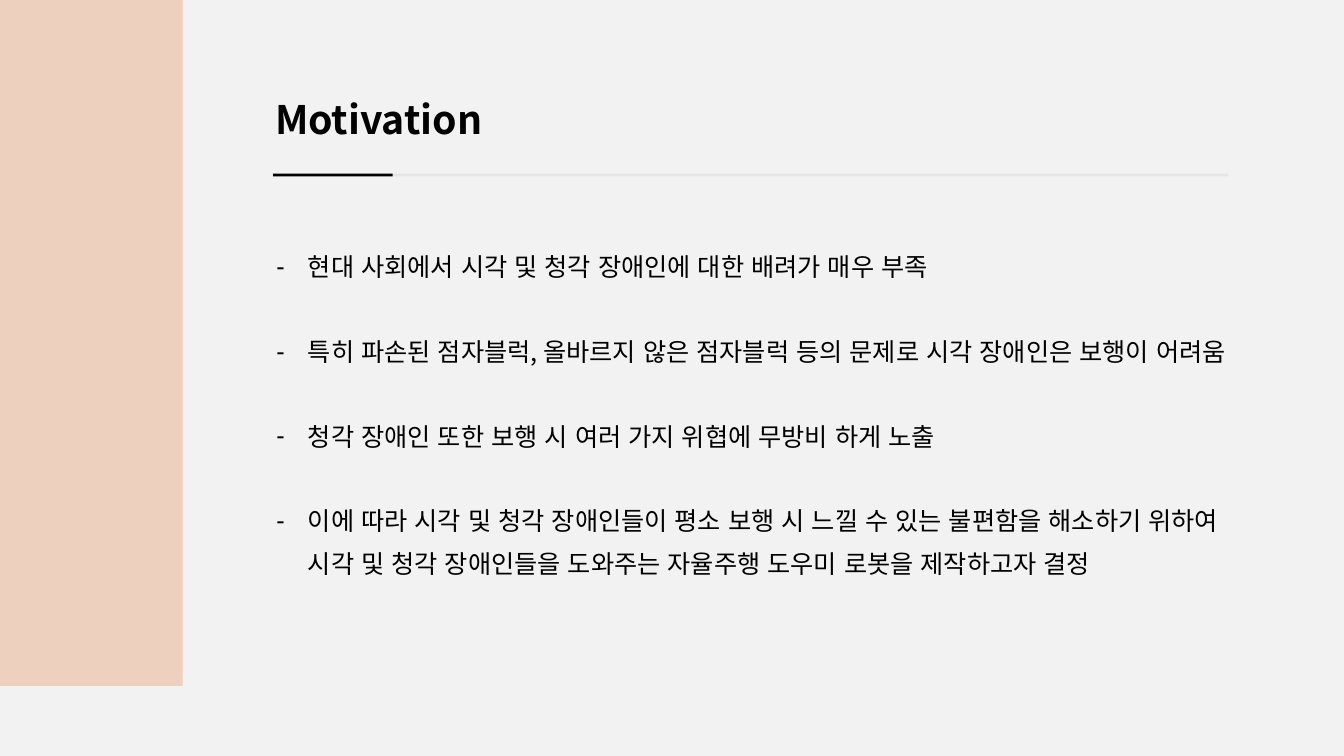
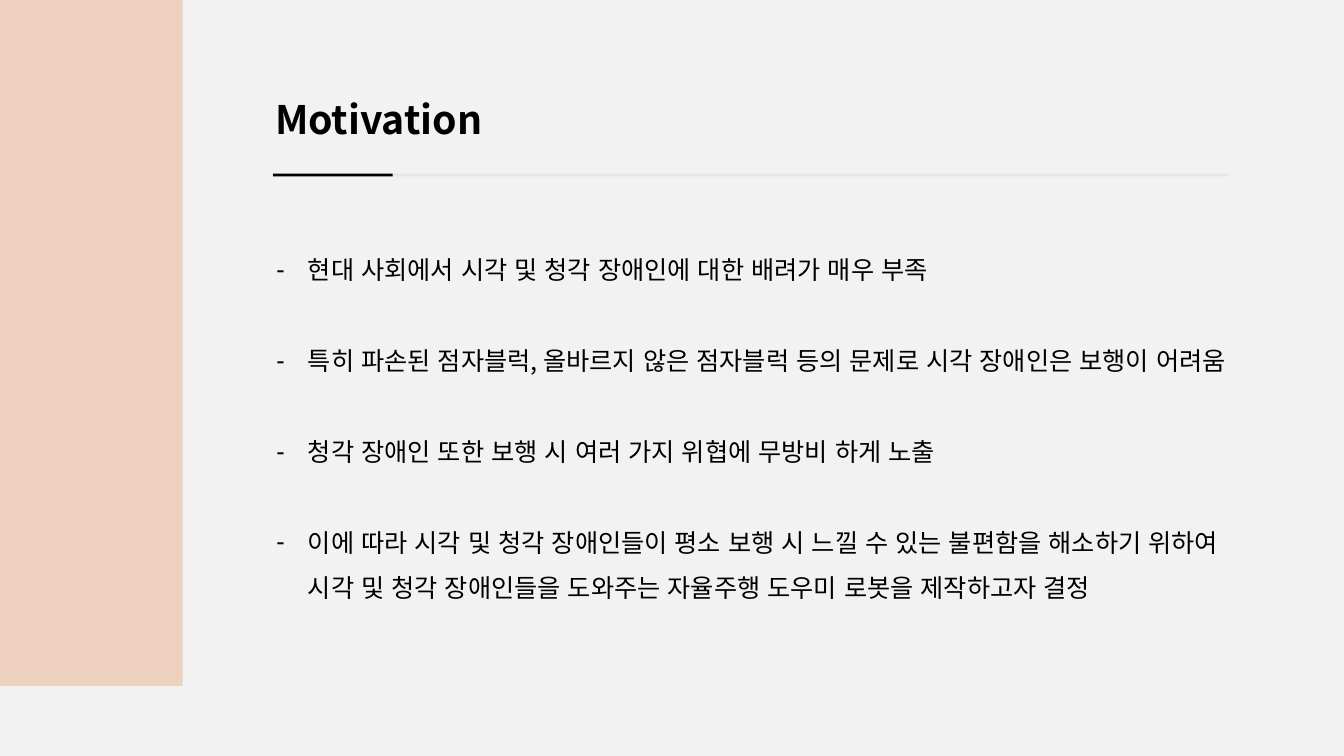
Before and after one commit to jsotouto/ICARUS, a slide deck: slide 2 of 경북과고 ICARUS 통합 PPT.pptx. Drawn at 1344x756 pixels with LibreOffice and Linux fonts; fonts in the diff are those of the drawing. Boxes give left, top, right and bottom in pixels: in the first picture for what was removed or moved away, otherwise in the second. Text is boxed around its words. In the diff, an @@ line names an element or a change of style, - is before the commit and + after.

```diff
--- a/경북과고 ICARUS 통합 PPT.pptx
+++ b/경북과고 ICARUS 통합 PPT.pptx
@@ text "현대 사회에서 시각 및 청각 ..." at bbox=[308, 258, 1226, 599]: line spacing 1.4 to 1.5 @@
```
Also in this commit, not shown: 11 other slides changed, 1 slide added, 1 slide removed, 1 other file.
